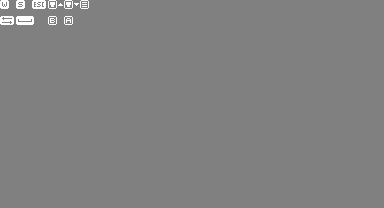
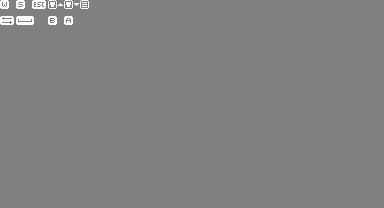
Layer changes from the first (384, 208) image to the second:
renamed "BKey" to "AKey", painted on it over [65, 17, 72, 24]
renamed "AKey" to "BKey", painted on it over [49, 17, 56, 24]
